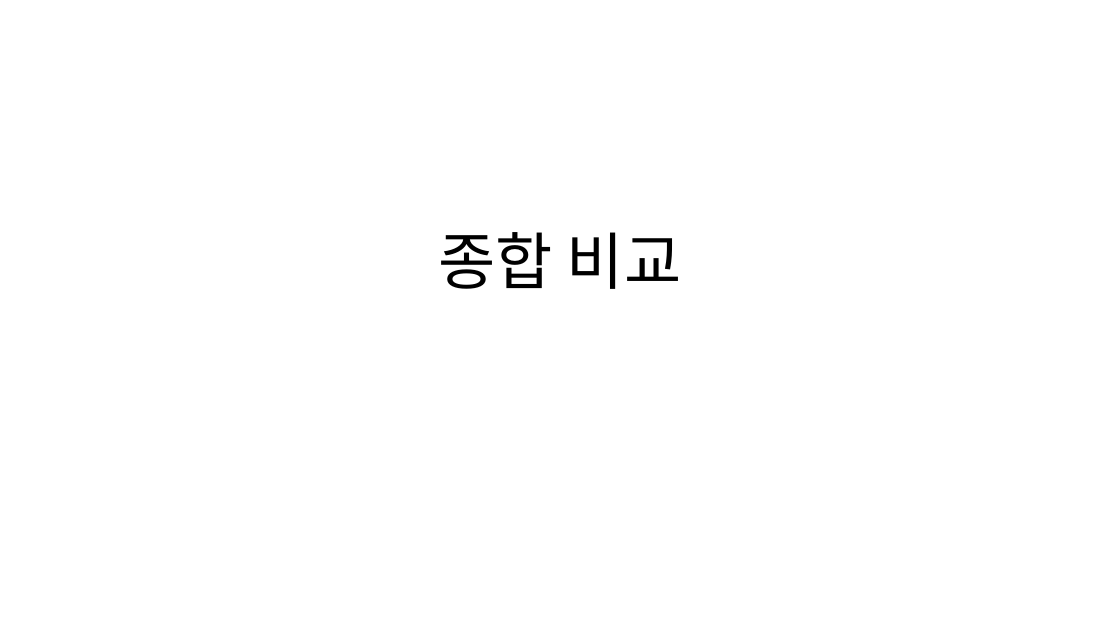
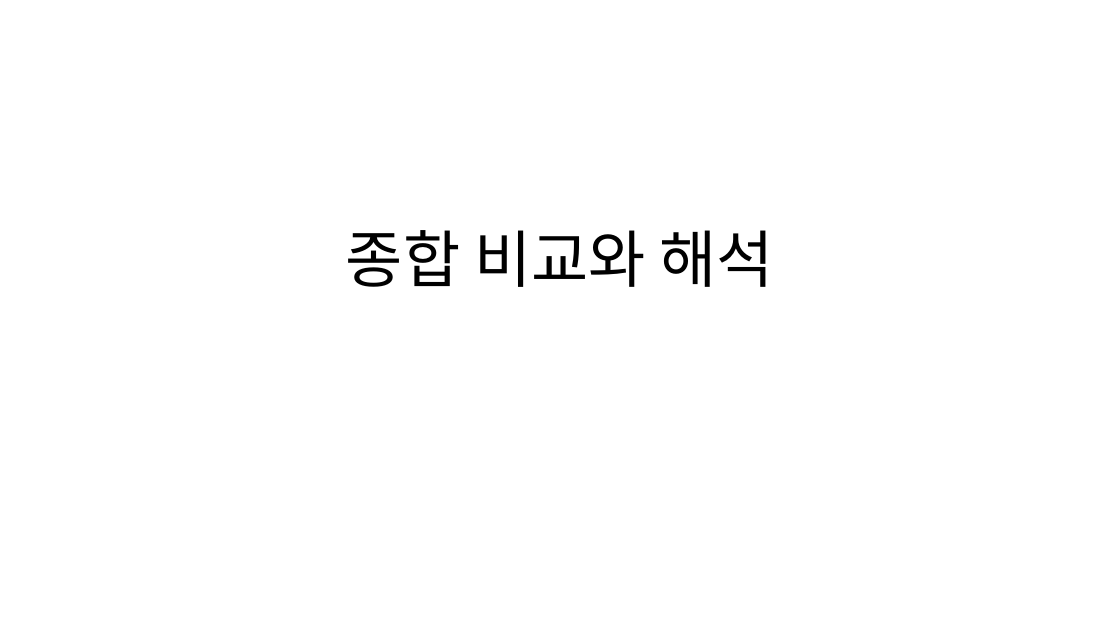
Before and after one commit to hikaMaeng/-ai-, a slide deck: slide 51 of 4강실습/slides/4강실습_벡터디비.pptx (slide 25 before the commit). Drawn at 1120x630 pixels with LibreOffice and Linux fonts; fonts in the diff are those of the drawing; background and template pictures are left out. Boxes give left, top, right and bottom in pixels: in the first picture for what was removed or moved away, otherwise in the second. Text is boxed around its words. In the diff, an @@ line names an element or a change of style, - is before the commit and + after.

```diff
--- a/4강실습/slides/4강실습_벡터디비.pptx
+++ b/4강실습/slides/4강실습_벡터디비.pptx
@@ text at (x1=346, y1=230, x2=774, y2=287): text changed @@
-종합 비교
+종합 비교와 해석
```
Also in this commit, not shown: 13 other slides changed, 42 slides added, 13 slides removed, 1 other file.
